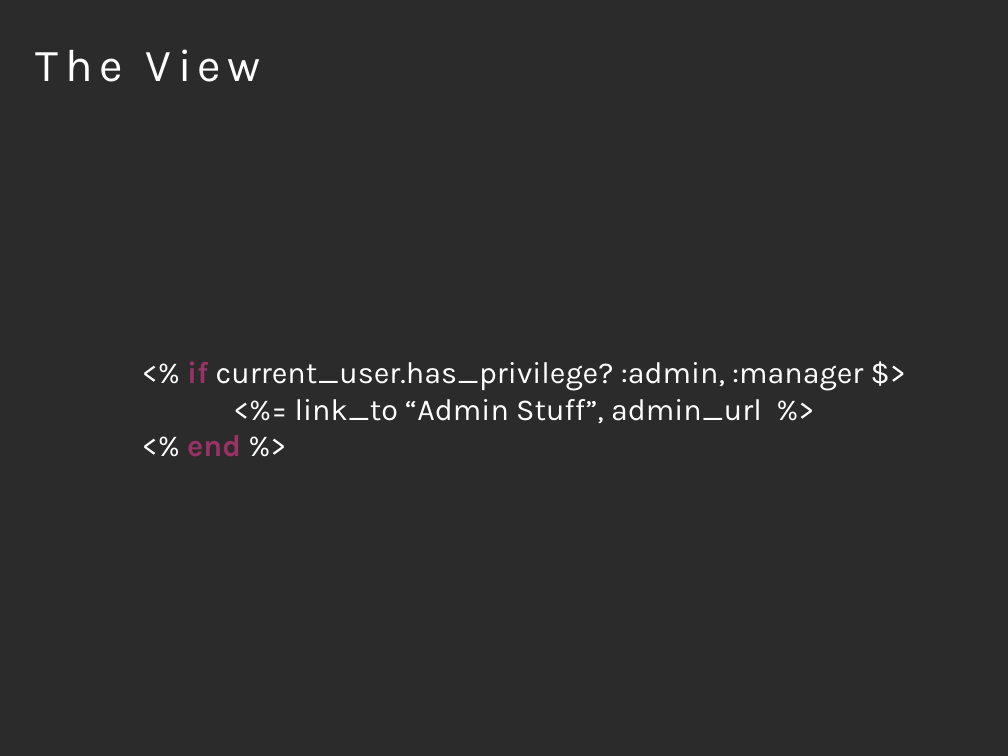
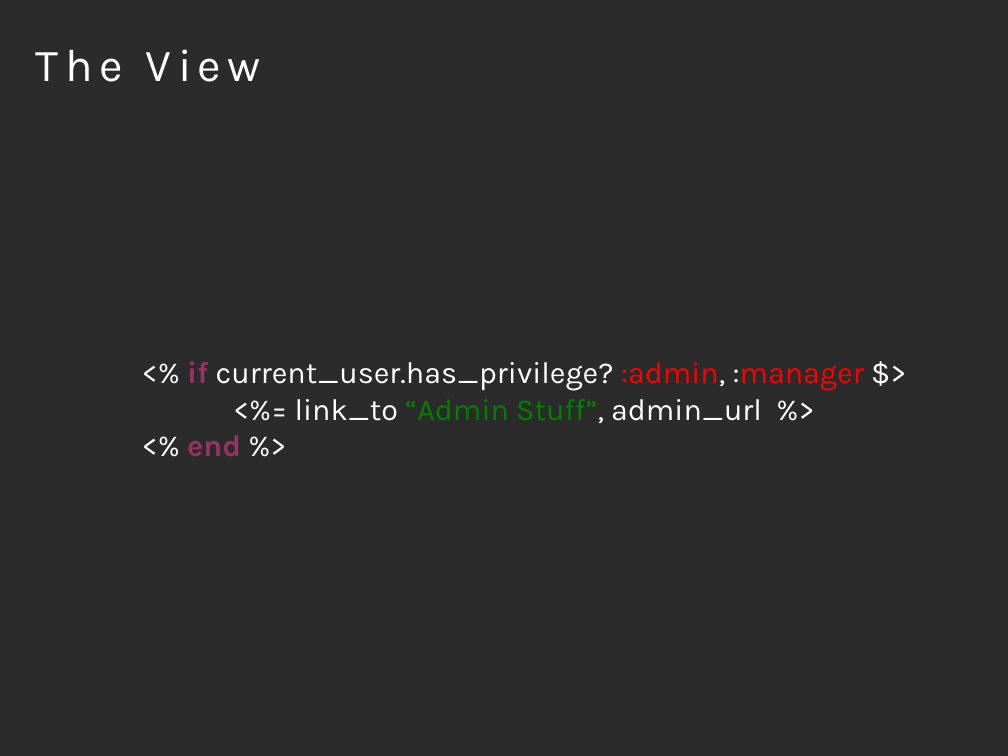
Before and after one commit to mvanholstyn/mhs_authentication_system, a slide deck: slide 7 of lwt_authentication_system.odp. Drawn at 1008x756 pixels with LibreOffice and Linux fonts; fonts in the diff are those of the drawing; background and template pictures are left out; a plain dark background stands for a picture behind light text. Boxes give left, top, right and bottom in pixels: in the first picture for what was removed or moved away, otherwise in the second. Text is boxed around its words. In the diff, an @@ line names an element or a change of style, - is before the commit and + after.

Commit message:
Update formatting

```diff
--- a/lwt_authentication_system.odp
+++ b/lwt_authentication_system.odp
@@ subtitle at (187, 361, 864, 423): text colour #FFFFFF to #FF0000 in ":admin, :manager"; text colour #FFFFFF to #008000 in "“Admin Stuff”," @@
```
Also in this commit, not shown: 4 other slides changed.
